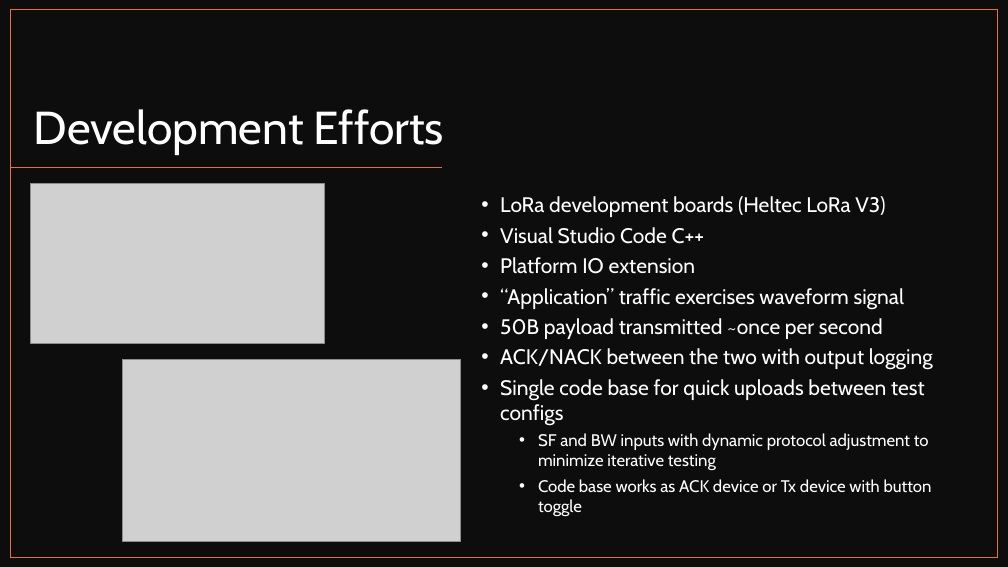
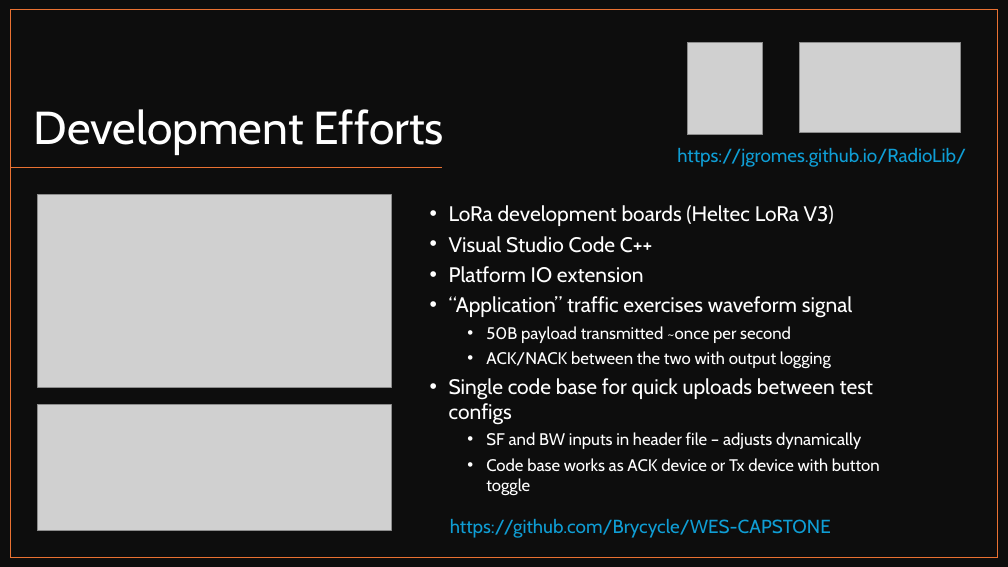
Before and after one commit to Brycycle/WES-CAPSTONE, a slide deck: slide 7 of Deliveries/Capstone Final Video_Bryce Rooney - Copy.pptx (slide 5 before the commit). Drawn at 1008x567 pixels with LibreOffice and Linux fonts; fonts in the diff are those of the drawing; grey boxes stand for pictures. Boxes give left, top, right and bottom in pixels: in the first picture for what was removed or moved away, otherwise in the second. Text is boxed around its words. In the diff, an @@ line names an element or a change of style, - is before the commit and + after.

```diff
--- a/Deliveries/Capstone Final Video_Bryce Rooney - Copy.pptx
+++ b/Deliveries/Capstone Final Video_Bryce Rooney - Copy.pptx
@@ picture added at (x1=687, y1=42, x2=763, y2=135) @@
@@ picture added at (x1=800, y1=42, x2=960, y2=132) @@
@@ text added at (x1=677, y1=148, x2=966, y2=167), 18 pt, text #0F9ED5 @@
+https://jgromes.github.io/RadioLib/
@@ picture resized from (x1=30, y1=183, x2=324, y2=343) to (x1=37, y1=194, x2=391, y2=387) @@
@@ text "LoRa development boards (Heltec LoRa ..." moved from (x1=500, y1=196, x2=933, y2=516) to (x1=449, y1=205, x2=880, y2=495) @@
@@ text at (x1=486, y1=326, x2=831, y2=368): size 20 to 16 pt in "50B payload transmitted ~once per second", "ACK/NACK between the two with output logging"; list level 2 to 3 in "50B payload transmitted ~once per ..."; list level 2 to 3 in "ACK/NACK between the two with ..." @@
@@ picture removed at (x1=123, y1=359, x2=461, y2=542) @@
@@ picture added at (x1=37, y1=405, x2=391, y2=531) @@
@@ text at (x1=486, y1=432, x2=861, y2=449): text changed @@
-    • SF and BW inputs with dynamic protocol adjustment to minimize iterative testing
+    • SF and BW inputs in header file – adjusts dynamically
@@ text added at (x1=450, y1=519, x2=831, y2=538), 18 pt, text #0F9ED5 @@
+https://github.com/Brycycle/WES-CAPSTONE
```
Also in this commit, not shown: 7 other slides changed, 2 slides added, 1 slide removed, 30 other files.
